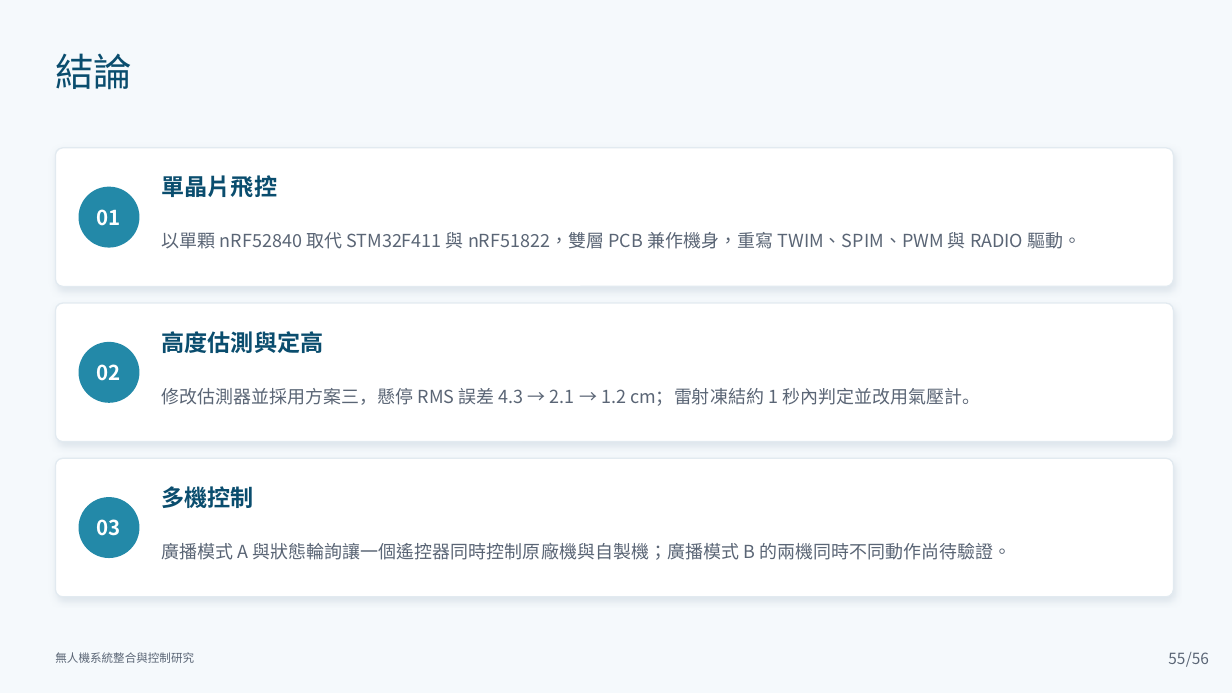
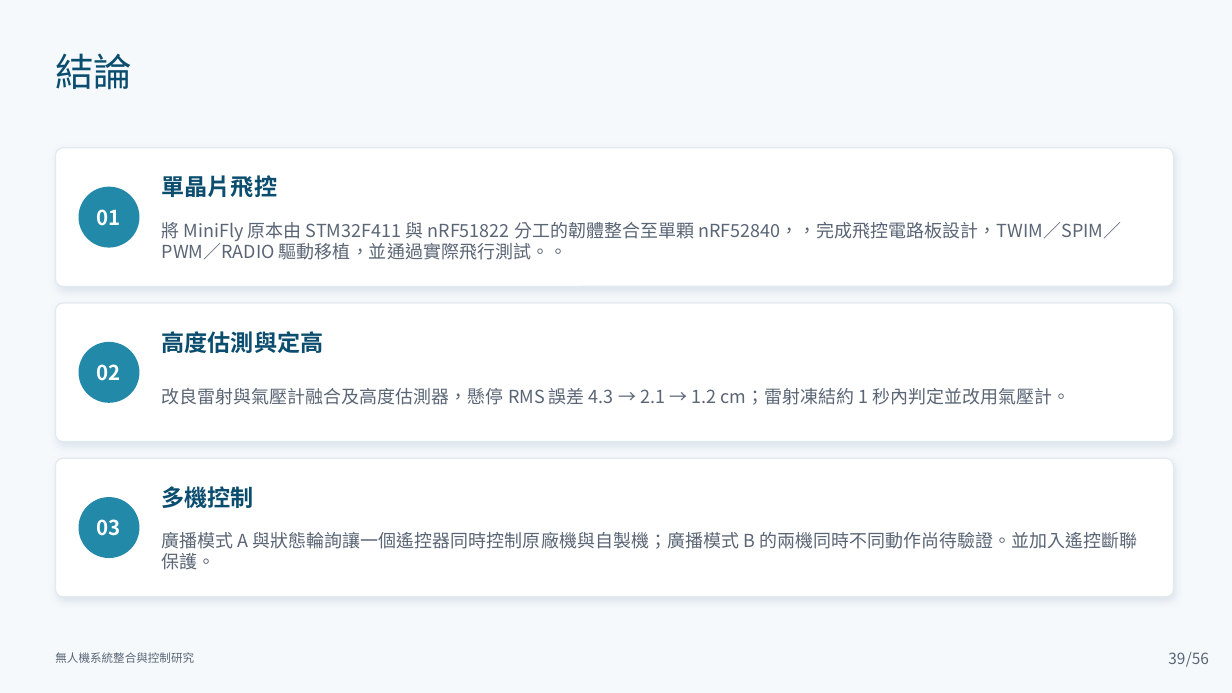
Before and after one commit to lingken1028/-, a slide deck: slide 39 of 無人機系統整合與控制研究_口試簡報 (2).pptx (slide 55 before the commit). Drawn at 1232x693 pixels with LibreOffice and Linux fonts; fonts in the diff are those of the drawing. Boxes give left, top, right and bottom in pixels: in the first picture for what was removed or moved away, otherwise in the second. Text is boxed around its words. In the diff, an @@ line names an element or a change of style, - is before the commit and + after.

```diff
--- a/無人機系統整合與控制研究_口試簡報 (2).pptx
+++ b/無人機系統整合與控制研究_口試簡報 (2).pptx
@@ text at (162,222,1121,260): text changed @@
-以單顆 nRF52840 取代 STM32F411 與 nRF51822，雙層 PCB 兼作機身，重寫 TWIM、SPIM、PWM 與 RADIO 驅動。
+將 MiniFly 原本由 STM32F411 與 nRF51822 分工的韌體整合至單顆 nRF52840，，完成飛控電路板設計，TWIM／SPIM／PWM／RADIO 驅動移植，並通過實際飛行測試。。
@@ text at (162,388,1070,405): text changed @@
-修改估測器並採用方案三，懸停 RMS 誤差 4.3 → 2.1 → 1.2 cm；雷射凍結約 1 秒內判定並改用氣壓計。
+改良雷射與氣壓計融合及高度估測器，懸停 RMS 誤差 4.3 → 2.1 → 1.2 cm；雷射凍結約 1 秒內判定並改用氣壓計。
@@ text at (162,532,1137,570): text changed @@
-廣播模式 A 與狀態輪詢讓一個遙控器同時控制原廠機與自製機；廣播模式 B 的兩機同時不同動作尚待驗證。
+廣播模式 A 與狀態輪詢讓一個遙控器同時控制原廠機與自製機；廣播模式 B 的兩機同時不同動作尚待驗證。並加入遙控斷聯保護。
@@ page number at (1168,652,1185,664): text changed @@
-55
+39
```
Also in this commit, not shown: 40 other slides changed, 15 slides added.
